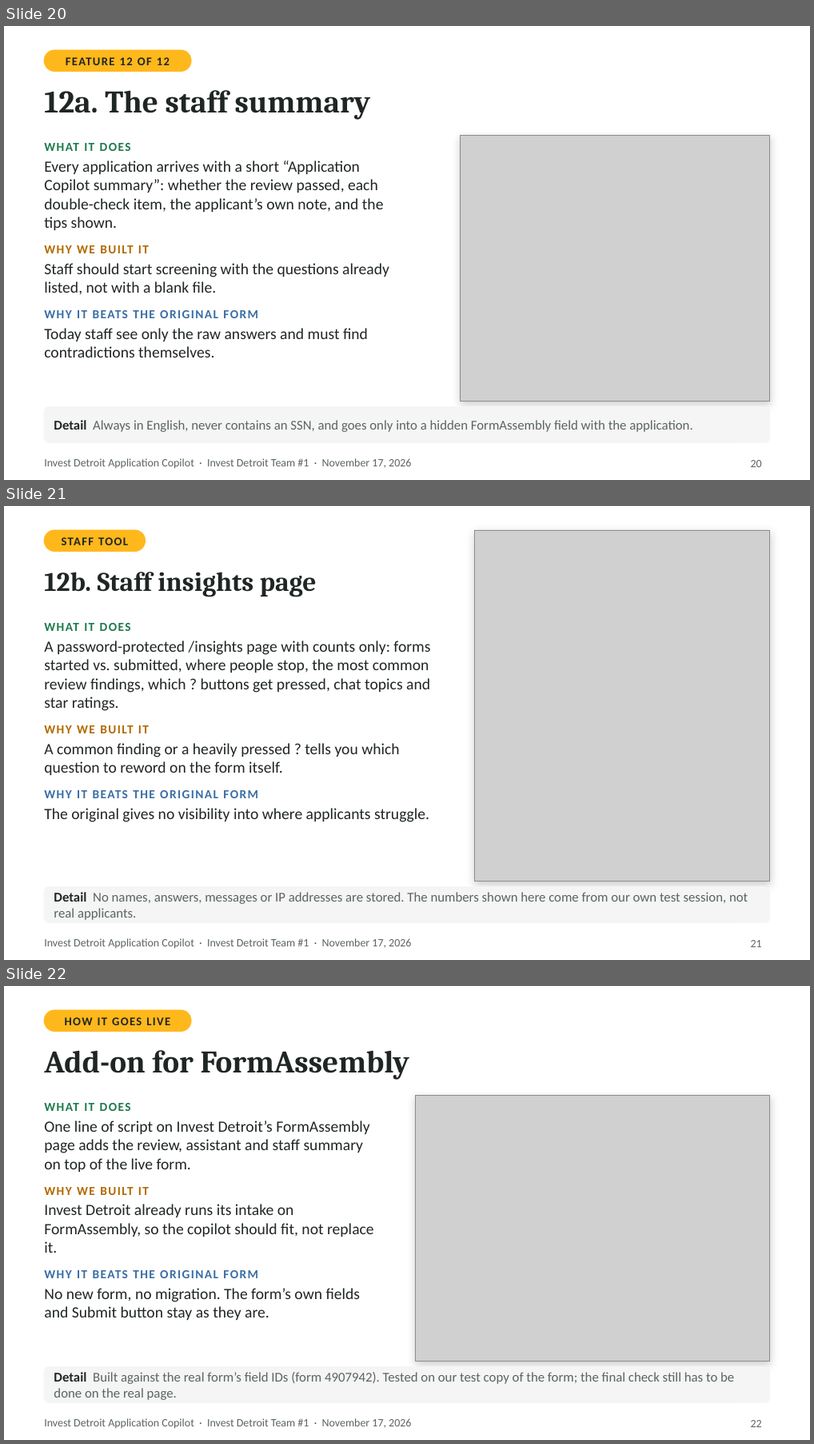
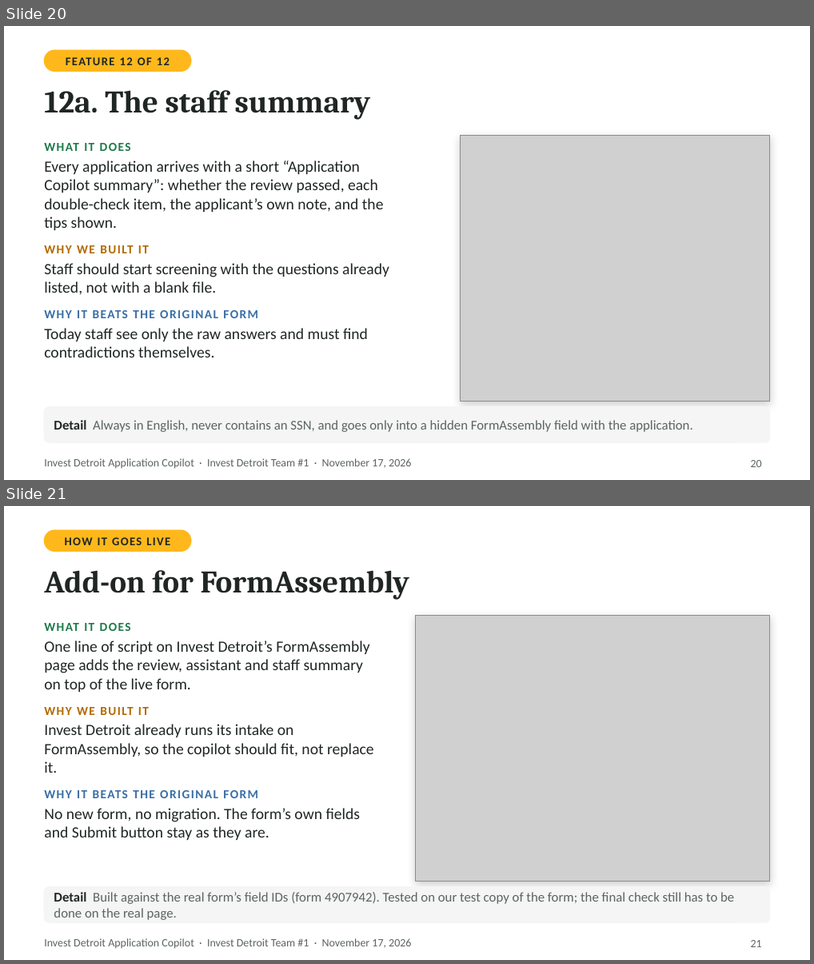
Before and after one commit to ojhnny/invest-detroit-application-copilot, a slide deck: docs/presentation/Invest-Detroit-Copilot-Client-Deck.pptx. Shown one above the other, each under a label of ours: slides 20, 21 and 22 before the commit, slides 20 and 21 after it. The pictures are 814x1444 and 814x964 pixels, drawn with LibreOffice and Linux fonts; fonts in the diff are those of the drawing; grey boxes stand for pictures. Boxes give left, top, right and bottom in pixels: in the first picture for what was removed or moved away, otherwise in the second. Text is boxed around its words. In the diff, an @@ line names an element or a change of style, - is before the commit and + after.

```diff
--- a/docs/presentation/Invest-Detroit-Copilot-Client-Deck.pptx
+++ b/docs/presentation/Invest-Detroit-Copilot-Client-Deck.pptx
@@ slide 21 removed at [4, 506, 810, 960], background #FFFFFF; not listed: 1 template element that a slide beside it also shows @@
@@ rounded rectangle removed at [44, 530, 145, 551] @@
@@ text removed at [62, 537, 128, 545] @@
-STAFF TOOL
@@ rectangle removed at [475, 530, 770, 881] @@
@@ picture removed at [475, 530, 770, 881] @@
@@ text removed at [44, 572, 317, 597] @@
-12b. Staff insights page
@@ text removed at [44, 623, 430, 822] @@
-WHAT IT DOES
-A password-protected /insights page with counts only: forms started vs. submitted, where people stop, the most common review findings, which ? buttons get pressed, chat topics and star ratings.
-WHY WE BUILT IT
-A common finding or a heavily pressed ? tells you which question to reword on the form itself.
-WHY IT BEATS THE ORIGINAL FORM
-The original gives no visibility into where applicants struggle.
@@ rounded rectangle removed at [44, 887, 770, 922] @@
@@ text removed at [54, 892, 748, 920] @@
-Detail No names, answers, messages or IP addresses are stored. The numbers shown here come from our own test session, not real applicants.
@@ page number removed at [751, 940, 762, 947] @@
-21
@@ what was slide 22 is now slide 21 @@
@@ page number at [751, 940, 762, 947]: text changed @@
-22
+21
```
Also in this commit, not shown: 8 slides changed, 25 other files.
